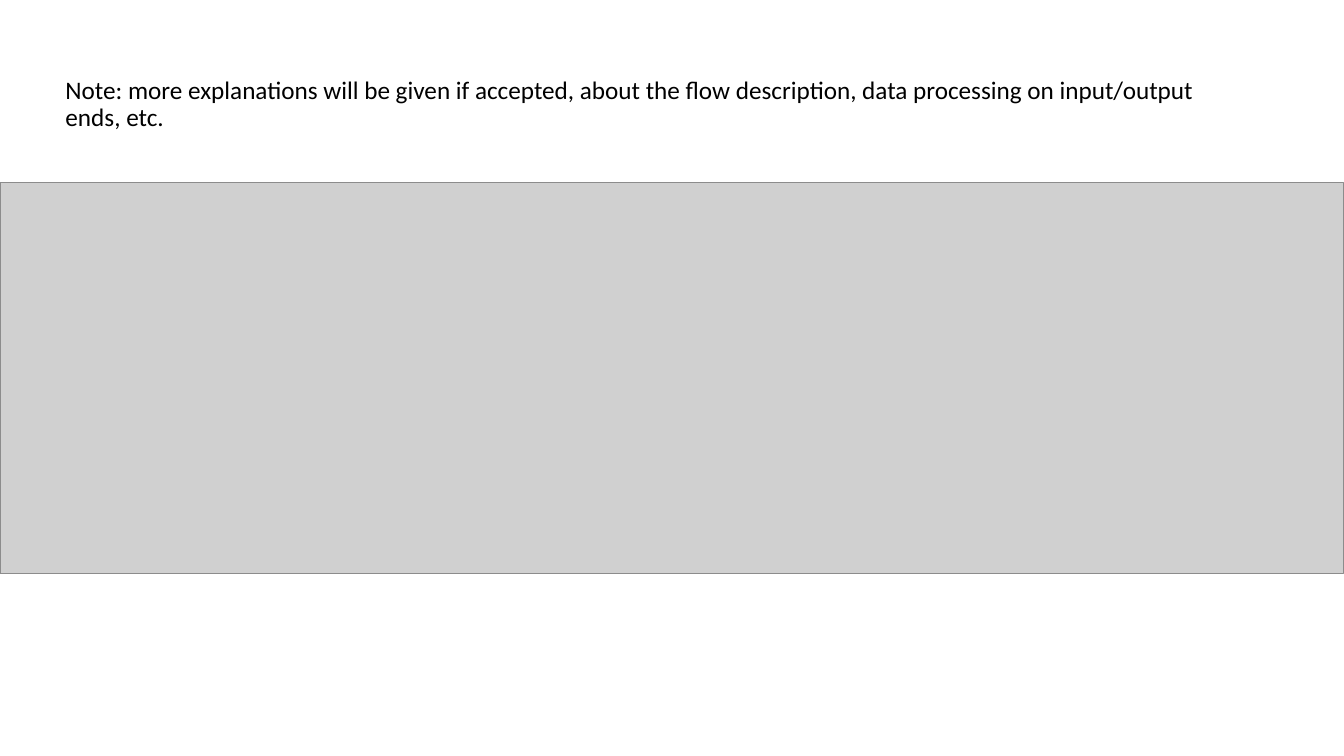
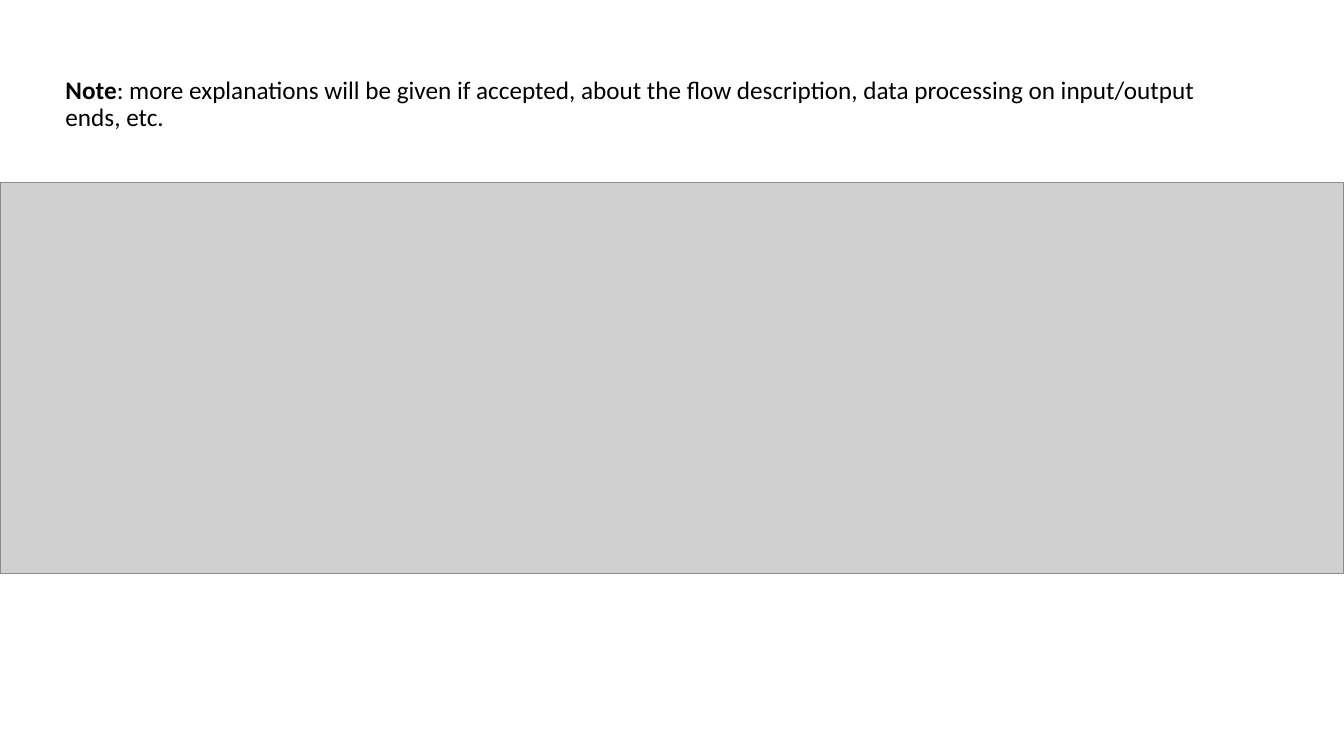
Before and after one commit to AGAPIA/NLPForVideoGames, a slide deck: slide 11 of Presentation/Slides.pptx (slide 10 before the commit). Drawn at 1344x756 pixels with LibreOffice and Linux fonts; fonts in the diff are those of the drawing; grey boxes stand for pictures. Boxes give left, top, right and bottom in pixels: in the first picture for what was removed or moved away, otherwise in the second. Text is boxed around its words. In the diff, an @@ line names an element or a change of style, - is before the commit and + after.

```diff
--- a/Presentation/Slides.pptx
+++ b/Presentation/Slides.pptx
@@ text "Note: more explanations will be ..." at <box>65,81,1194,129</box>: bold on in "Note:" @@
```
Also in this commit, not shown: 12 other slides changed, 2 slides added.
